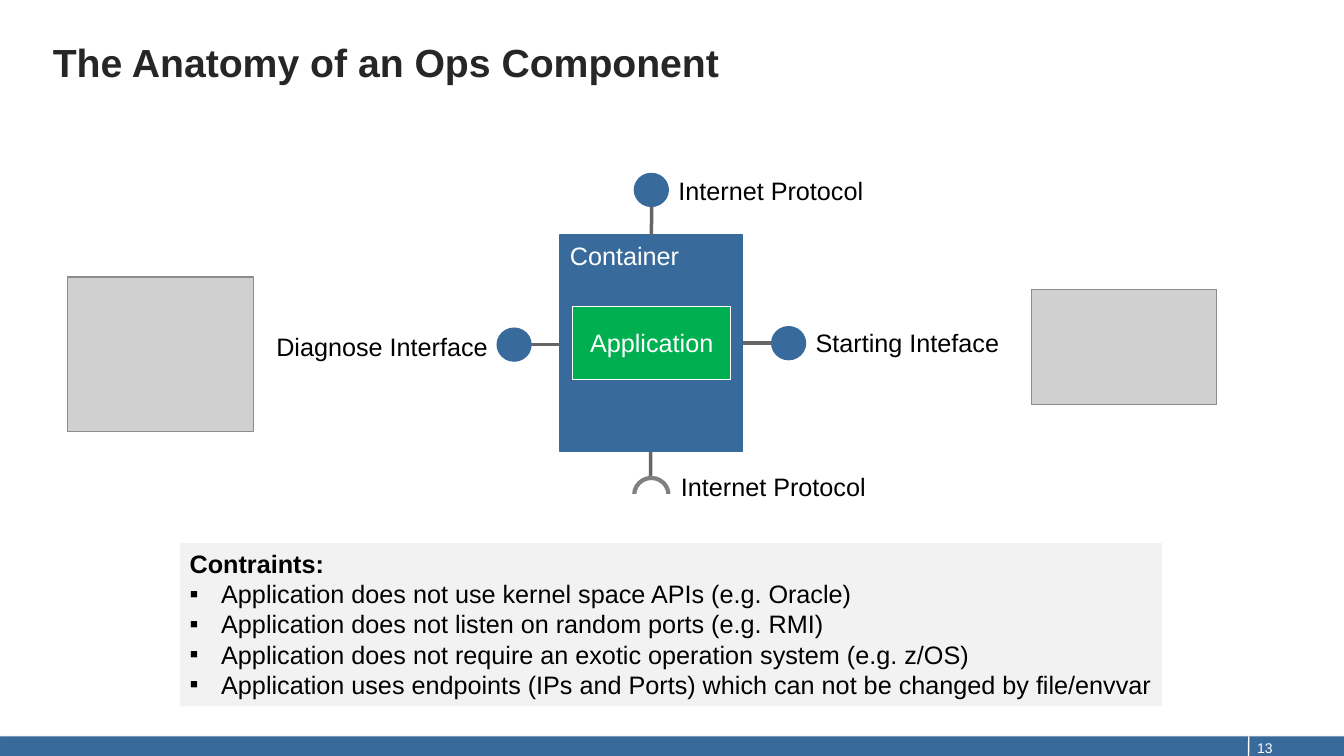
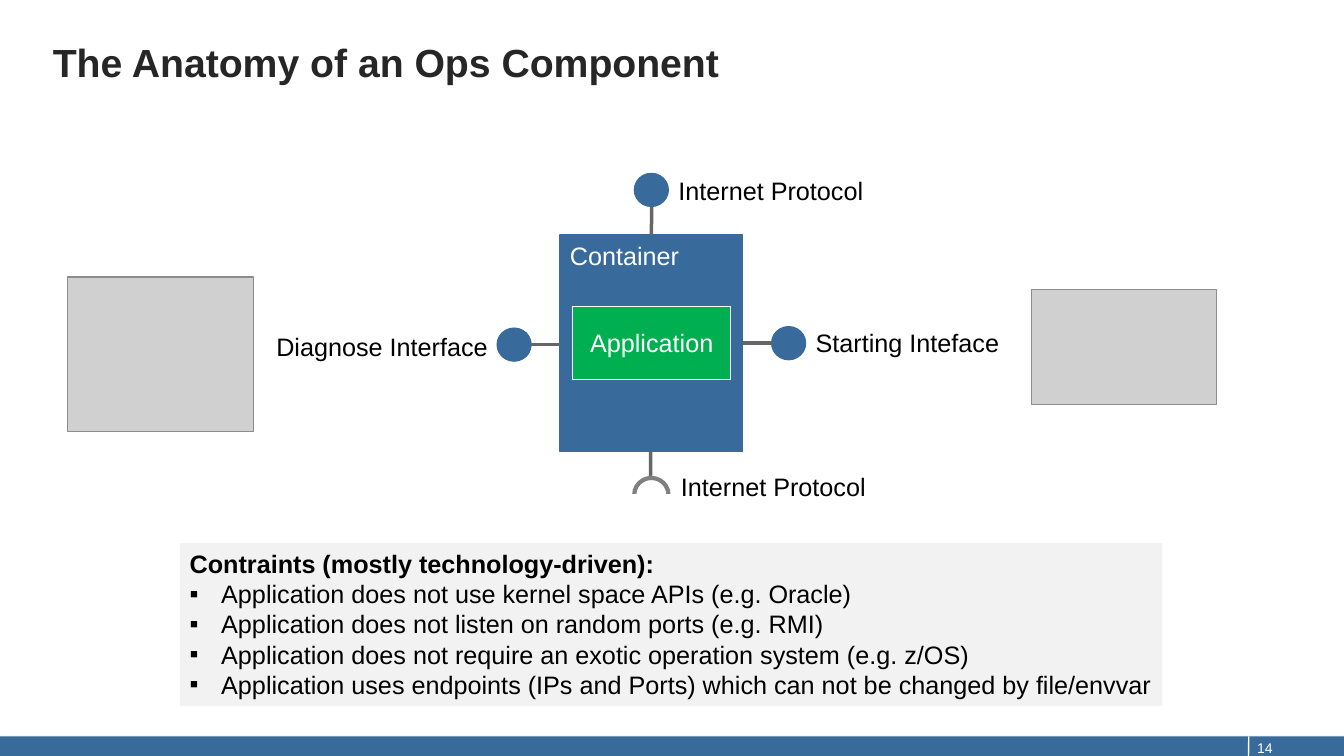
Before and after one commit to qaware/hitchhikers-guide-cloudnative, a slide deck: slide 14 of slides/01-microservices.pptx (slide 13 before the commit). Drawn at 1344x756 pixels with LibreOffice and Linux fonts; fonts in the diff are those of the drawing; grey boxes stand for pictures. Boxes give left, top, right and bottom in pixels: in the first picture for what was removed or moved away, otherwise in the second. Text is boxed around its words. In the diff, an @@ line names an element or a change of style, - is before the commit and + after.

```diff
--- a/slides/01-microservices.pptx
+++ b/slides/01-microservices.pptx
@@ text in rectangle at (190, 554, 654, 579): text changed @@
-Contraints:
+Contraints (mostly technology-driven):
@@ page number at (1257, 743, 1273, 753): text changed @@
-13
+14
```
Also in this commit, not shown: 4 other slides changed, 2 slides added, 4 slides removed, 3 other files.
